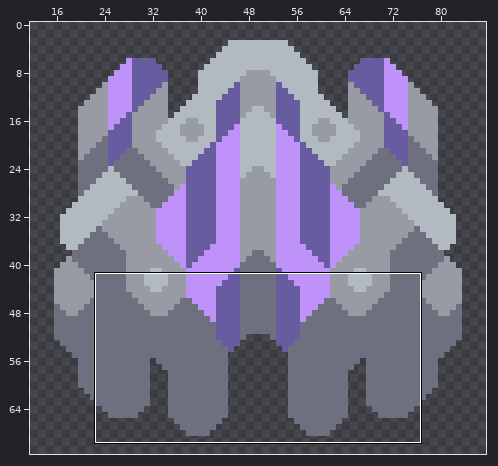
One commit to this sprite sheet: sprites/units/superior-atrax.png. The picture above shows the old version from afar; the outline marks the close-up.
Close-up. As it was:
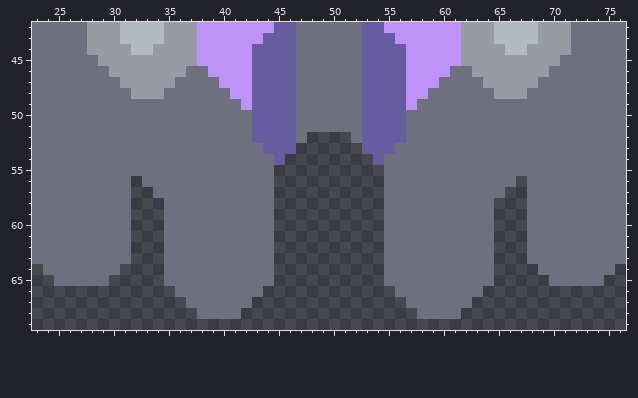
The file is 100x72 pixels. Shown: x 23..76, y 42..69. The wide view leaves out empty margins.
Once edited:
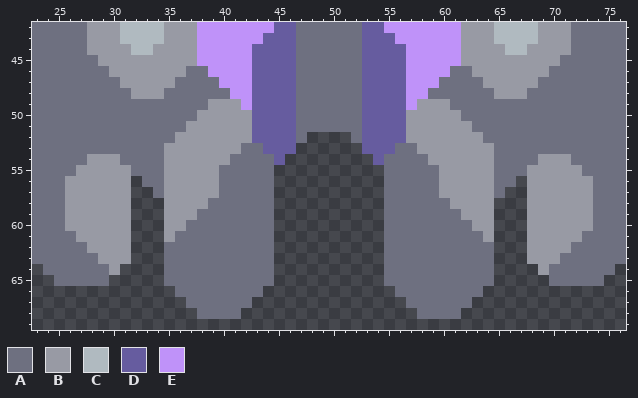
Palette (. is transparent): A #6e7080  B #989aa4  C #b0bac0  D #665c9f  E #bf92f9
Diff:
@@ x 23..76 @@
 48 AAAAAAAAABBBAAAAAAEEDDDDAAAAAADDDDEEAAAAAABBBAAAAAAAAA
-49 AAAAAAAAAAAAAAAAAAAEDDDDAAAAAADDDDEAAAAAAAAAAAAAAAAAAA
-50 AAAAAAAAAAAAAAAAAAAADDDDAAAAAADDDDAAAAAAAAAAAAAAAAAAAA
-51 AAAAAAAAAAAAAAAAAAAADDDDAAAAAADDDDAAAAAAAAAAAAAAAAAAAA
-52 AAAAAAAAAAAAAAAAAAAADDDDA....ADDDDAAAAAAAAAAAAAAAAAAAA
-53 AAAAAAAAAAAAAAAAAAAAADDD......DDDAAAAAAAAAAAAAAAAAAAAA
-54 AAAAAAAAAAAAAAAAAAAAAAD........DAAAAAAAAAAAAAAAAAAAAAA
-55 AAAAAAAAAAAAAAAAAAAAAA..........AAAAAAAAAAAAAAAAAAAAAA
-56 AAAAAAAAA.AAAAAAAAAAAA..........AAAAAAAAAAAA.AAAAAAAAA
-57 AAAAAAAAA..AAAAAAAAAAA..........AAAAAAAAAAA..AAAAAAAAA
-58 AAAAAAAAA...AAAAAAAAAA..........AAAAAAAAAA...AAAAAAAAA
-59 AAAAAAAAA...AAAAAAAAAA..........AAAAAAAAAA...AAAAAAAAA
-60 AAAAAAAAA...AAAAAAAAAA..........AAAAAAAAAA...AAAAAAAAA
-61 AAAAAAAAA...AAAAAAAAAA..........AAAAAAAAAA...AAAAAAAAA
-62 AAAAAAAAA...AAAAAAAAAA..........AAAAAAAAAA...AAAAAAAAA
-63 AAAAAAAAA...AAAAAAAAAA..........AAAAAAAAAA...AAAAAAAAA
-64 .AAAAAAA....AAAAAAAAAA..........AAAAAAAAAA....AAAAAAA.
+49 AAAAAAAAAAAAAAAABBBEDDDDAAAAAADDDDEBBBAAAAAAAAAAAAAAAA
+50 AAAAAAAAAAAAAAABBBBBDDDDAAAAAADDDDBBBBBAAAAAAAAAAAAAAA
+51 AAAAAAAAAAAAAABBBBBBDDDDAAAAAADDDDBBBBBBAAAAAAAAAAAAAA
+52 AAAAAAAAAAAAABBBBBBBDDDDA....ADDDDBBBBBBBAAAAAAAAAAAAA
+53 AAAAAAAAAAAABBBBBBBAADDD......DDDAABBBBBBBAAAAAAAAAAAA
+54 AAAAABBBAAAABBBBBBAAAAD........DAAAABBBBBBAAAABBBAAAAA
+55 AAAABBBBBAAABBBBBAAAAA..........AAAAABBBBBAAABBBBBAAAA
+56 AAABBBBBB.AABBBBBAAAAA..........AAAAABBBBBAA.BBBBBBAAA
+57 AAABBBBBB..ABBBBBAAAAA..........AAAAABBBBBA..BBBBBBAAA
+58 AAABBBBBB...BBBBAAAAAA..........AAAAAABBBB...BBBBBBAAA
+59 AAABBBBBB...BBBAAAAAAA..........AAAAAAABBB...BBBBBBAAA
+60 AAABBBBBB...BBAAAAAAAA..........AAAAAAAABB...BBBBBBAAA
+61 AAAABBBBB...BAAAAAAAAA..........AAAAAAAAAB...BBBBBAAAA
+62 AAAAABBBB...AAAAAAAAAA..........AAAAAAAAAA...BBBBAAAAA
+63 AAAAAABBB...AAAAAAAAAA..........AAAAAAAAAA...BBBAAAAAA
+64 .AAAAAAB....AAAAAAAAAA..........AAAAAAAAAA....BAAAAAA.
 65 ..AAAAA.....AAAAAAAAAA..........AAAAAAAAAA.....AAAAA..
Changed places in both close-ups, as pixel boxes (x1, y1, x2, y2):
changed: (164, 99, 252, 242)
changed: (406, 99, 494, 242)
changed: (65, 154, 131, 275)
changed: (527, 154, 593, 275)
